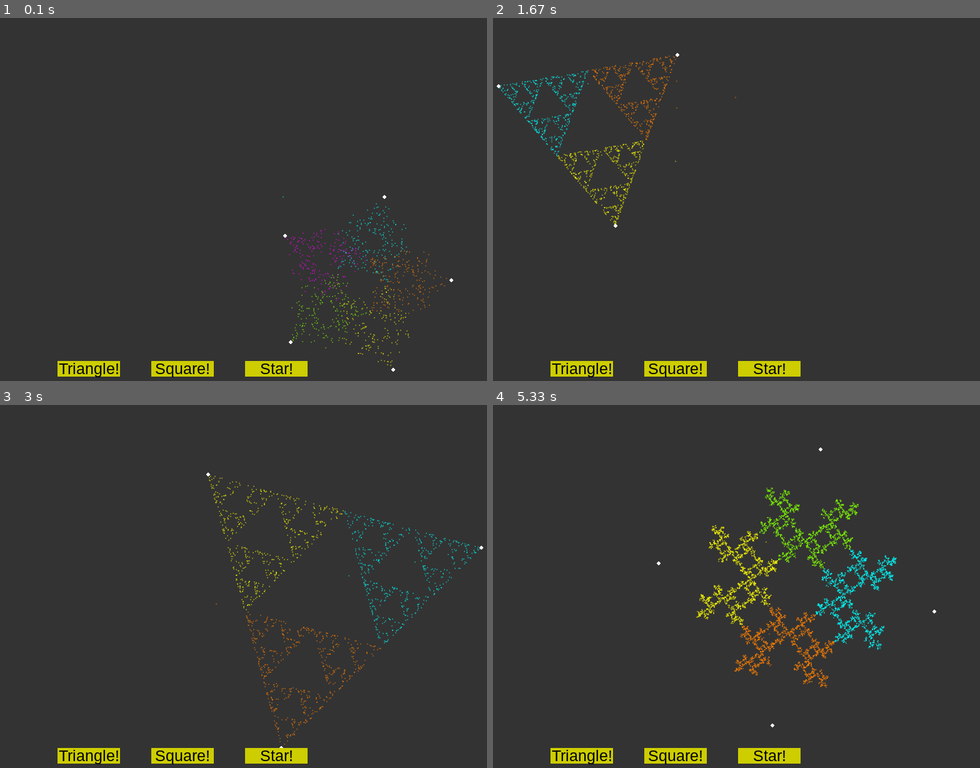
Above: before the commit, frames 1-4 (two rows, left to right).
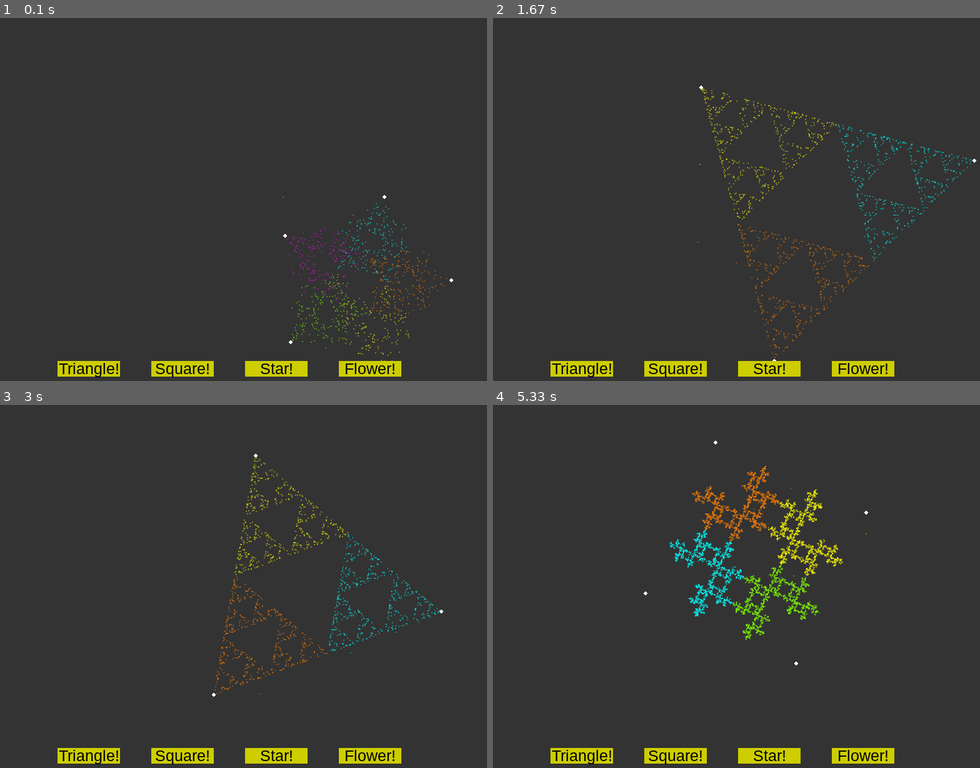
Above: after the commit, the same moments.

Repository: DHameete/pygames
Game: pygame game, started from 07_ChaosGame/main.py
Same seed, same stepped clock (60 frames per second), same inputs: the game is played once before the commit and once after it.
Inputs (mouse positions are in pixels of both pictures, inside the frame that each line leads up to):
- Up to frame 1 (0.1 s): no input
- Up to frame 2 (1.67 s): click (863, 370) at 0.38 s, where only the run after the commit has a clickable "Flower!"; click "Star!" at 0.72 s; click "Square!" at 1.05 s; click "Triangle!" at 1.38 s
- Up to frame 3 (3 s): click "Triangle!" at 2.72 s
- Up to frame 4 (5.33 s): click "Square!" at 4.05 s

The runs differ from the first frame. In frame 1, 0.6% of the frame differs, in the area x 69-83%, y 94-99%; in frame 2, 3.1%; in frame 3, 3.1%; in frame 4, 6.5%, in the area x 30-92%, y 9-99%.

Commit message:
Added fourth button for flower pattern

Diff:
--- a/07_ChaosGame/main.py
+++ b/07_ChaosGame/main.py
@@ -68,6 +68,7 @@
     font = pygame.font.SysFont('Arial', 25)
 
     # Initialize shape
+    s = 3
     n = 5
     points = init_chaos_mid(n)
 
@@ -98,6 +99,11 @@
     button3 = pygame.Rect(400,height-50,100,25)
     text3 = font.render('Star!', True, (0,0,0))
     text_rect3 = text3.get_rect(center=button3.center)
+
+    # button 4
+    button4 = pygame.Rect(550,height-50,100,25)
+    text4 = font.render('Flower!', True, (0,0,0))
+    text_rect4 = text4.get_rect(center=button4.center)
 
     # loop
     while True:
@@ -114,18 +120,28 @@
                 mouse_pos = event.pos
 
                 if button1.collidepoint(mouse_pos):
+                    s = 1
                     n = 3
                     points = init_chaos_mid(n)
                     displaysurface.fill((51, 51, 51))
                     now = time.time()
 
                 if button2.collidepoint(mouse_pos):
+                    s = 2
                     n = 4
                     points = init_chaos_mid(n)
                     displaysurface.fill((51, 51, 51))
                     now = time.time()
 
                 if button3.collidepoint(mouse_pos):
+                    s = 3
+                    n = 5
+                    points = init_chaos_mid(n)
+                    displaysurface.fill((51, 51, 51))
+                    now = time.time()
+
+                if button4.collidepoint(mouse_pos):
+                    s = 4
                     n = 5
                     points = init_chaos_mid(n)
                     displaysurface.fill((51, 51, 51))
@@ -150,15 +166,17 @@
         for _ in range(100):
 
             a = random.choice(range(len(points)))
-            if n == 3:
+            if s == 1:
                 a = random.choice(range(len(points)))
-            elif n == 4:
+            elif s == 2:
                 while a == prev:
                     a = random.choice(range(len(points)))
-            elif n == 5:
+            elif s == 3:
                 while (a == (prev+1)%n or a == (prev-1)%n) and (prev == prevprev):
                     a = random.choice(range(len(points)))
-
+            elif s == 4:
+                while a == prev:
+                    a = random.choice(range(len(points)))
 
             pos = pos.lerp(points[a],0.5)
             clr = COLORS[a]
@@ -178,6 +196,9 @@
 
         pygame.draw.rect(displaysurface, (205, 205, 0), button3)
         displaysurface.blit(text3, text_rect3)
+
+        pygame.draw.rect(displaysurface, (205, 205, 0), button4)
+        displaysurface.blit(text4, text_rect4)
 
         # Update display
         pygame.display.update()
